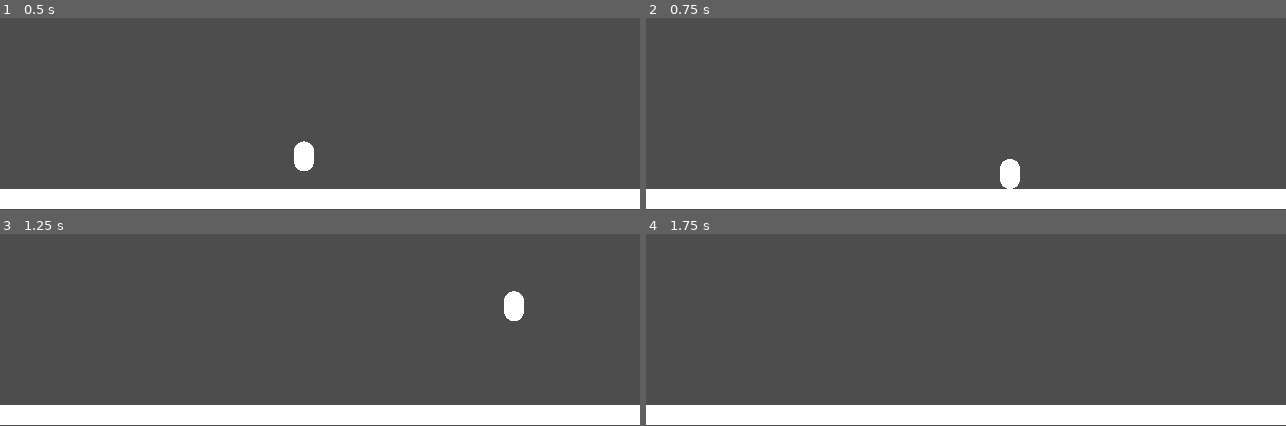
Above: before the commit, frames 1-4 (two rows, left to right).
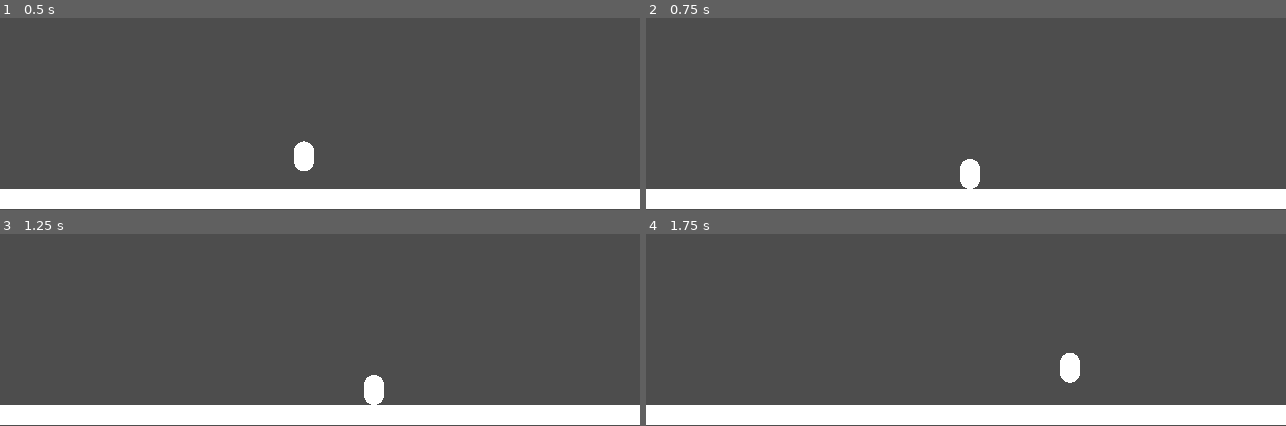
Above: after the commit, the same moments.

Repository: GriffinRio/Game-likeJam10
Game: Godot game, scene res://main.tscn
The game is run twice, just before and just after one commit, with the same random seed, the same clock (stepped at 60 frames per second) and the same inputs. The project has no main scene, so this scene is started directly.
Inputs:
- Up to frame 1 (0.5 s): no input
- Up to frame 2 (0.75 s): hold D (Move_Right) from 0.53 s (still down)
- Up to frame 3 (1.25 s): keep holding D (Move_Right); tap W (Jump) at 0.77 s
- Up to frame 4 (1.75 s): keep holding D (Move_Right); tap W (Jump) at 1.52 s

Frame 1 is identical in both runs. In frame 2, 0.8% of the frame differs, in the area x 49-59%, y 73-90%; in frame 3, 0.8%; in frame 4, 0.4%.

Commit message:
basic player controller

Diff:
--- a/gameLikeJam10/player_body.gd
+++ b/gameLikeJam10/player.gd
@@ -1,9 +1,7 @@
 extends CharacterBody2D
 
-
-const SPEED = 300.0
-const JUMP_VELOCITY = -400.0
-
+const SPEED = 100.0
+const JUMP_VELOCITY = -200.0
 
 func _physics_process(delta: float) -> void:
 	# Add the gravity.
--- a/gameLikeJam10/player.tscn
+++ b/gameLikeJam10/player.tscn
@@ -1,6 +1,6 @@
 [gd_scene format=3 uid="uid://bhlve66jvy8o2"]
 
-[ext_resource type="Script" uid="uid://bkyf2s887wro0" path="res://player_body.gd" id="1_4flbx"]
+[ext_resource type="Script" uid="uid://bkyf2s887wro0" path="res://player.gd" id="1_4flbx"]
 
 [sub_resource type="CapsuleShape2D" id="CapsuleShape2D_sh265"]
 
@@ -8,15 +8,14 @@
 radius = 10.0
 height = 30.0
 
-[node name="Player" type="Node2D" unique_id=1709675525]
-
-[node name="PlayerBody" type="CharacterBody2D" parent="." unique_id=345442620]
+[node name="Player" type="CharacterBody2D" unique_id=345442620]
+collision_layer = 0
 script = ExtResource("1_4flbx")
 
-[node name="CollisionShape2D" type="CollisionShape2D" parent="PlayerBody" unique_id=293915605]
+[node name="CollisionShape2D" type="CollisionShape2D" parent="." unique_id=293915605]
 position = Vector2(0, -15)
 shape = SubResource("CapsuleShape2D_sh265")
 
-[node name="MeshInstance2D" type="MeshInstance2D" parent="PlayerBody" unique_id=326610712]
+[node name="MeshInstance2D" type="MeshInstance2D" parent="." unique_id=326610712]
 position = Vector2(0, -15)
 mesh = SubResource("CapsuleMesh_4flbx")
Renamed: gameLikeJam10/player_body.gd.uid -> gameLikeJam10/player.gd.uid
